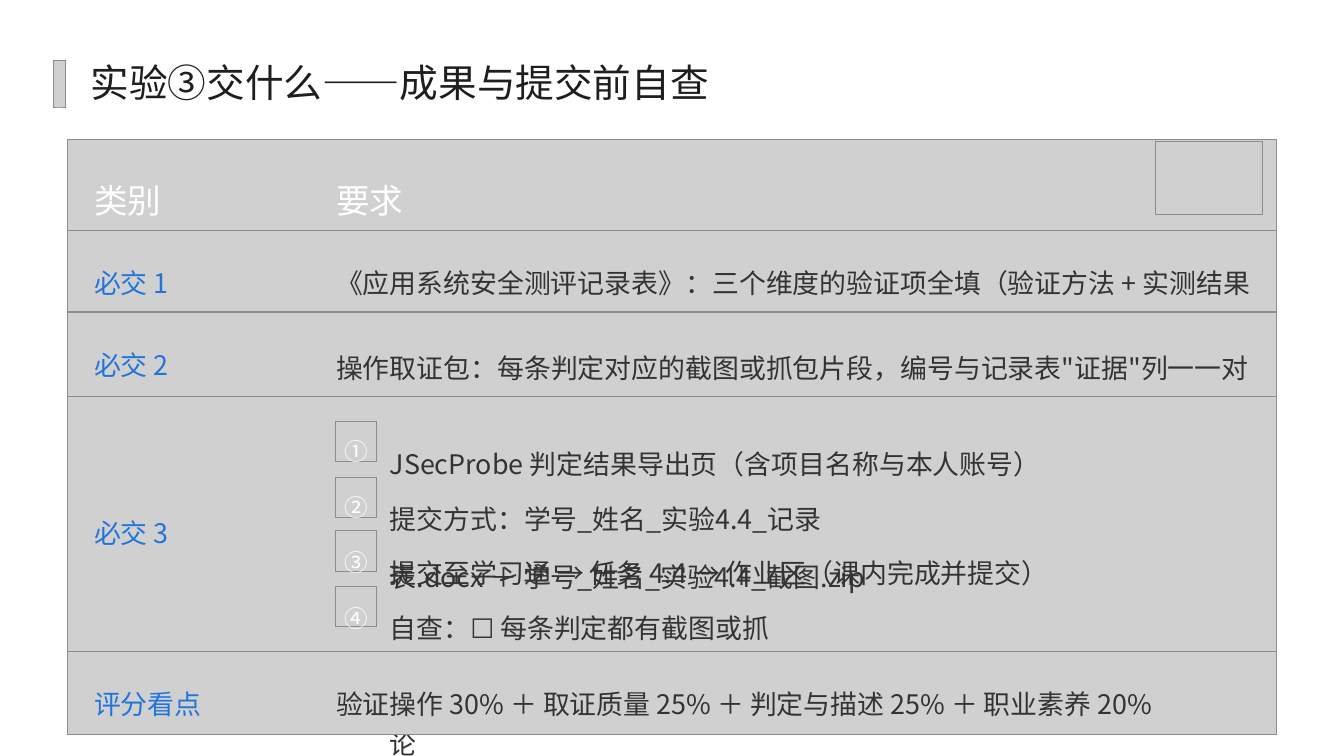
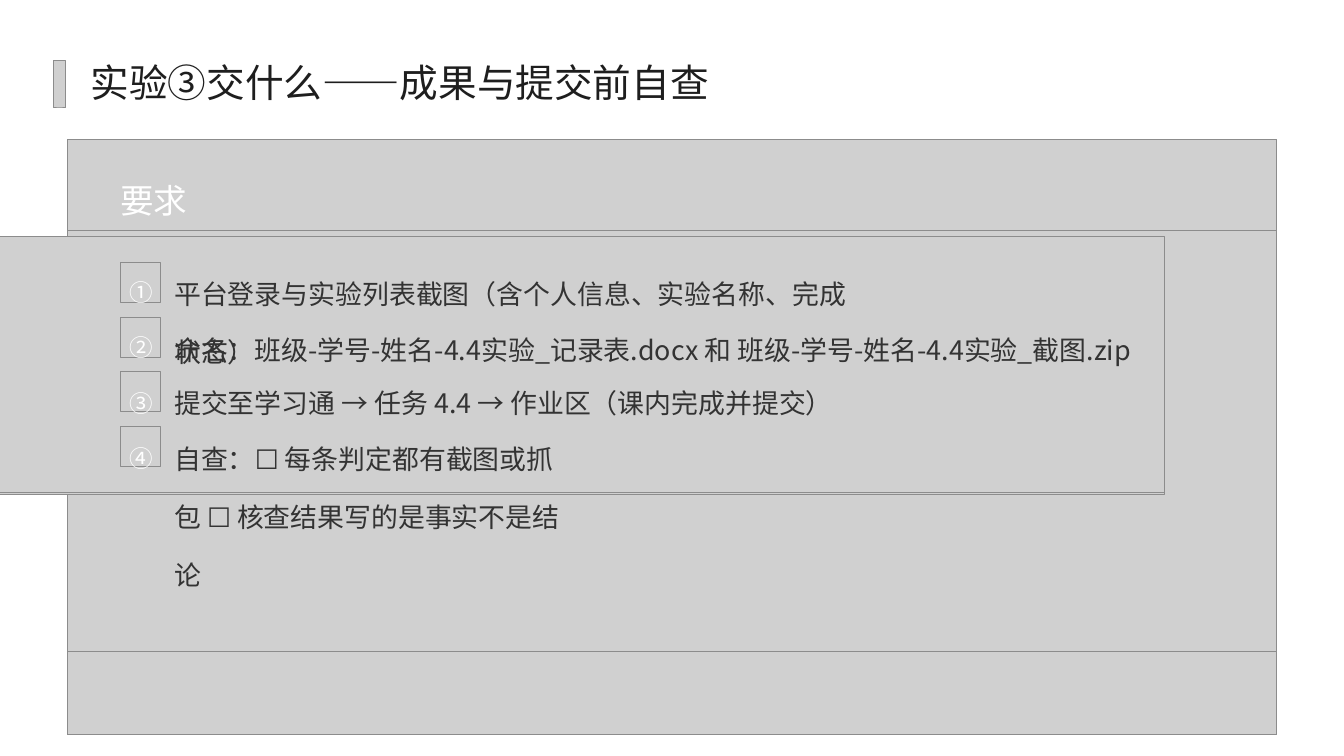
Before and after one commit to yiyimu-ruiruimu/security-assessment-platform, a slide deck: slide 19 of PPT/4.4 应用系统安全功能验证（学生版）.pptx (slide 22 before the commit). Drawn at 1344x756 pixels with LibreOffice and Linux fonts; fonts in the diff are those of the drawing; grey boxes stand for pictures; background and template pictures are left out. Boxes give left, top, right and bottom in pixels: in the first picture for what was removed or moved away, otherwise in the second. Text is boxed around its words. In the diff, an @@ line names an element or a change of style, - is before the commit and + after.

```diff
--- a/PPT/4.4 应用系统安全功能验证（学生版）.pptx
+++ b/PPT/4.4 应用系统安全功能验证（学生版）.pptx
@@ picture removed at [1155, 141, 1262, 215] @@
@@ text "要求": place and size @@
-text "要求" at [336, 185, 403, 215]
+text "要求" at [120, 185, 187, 215]
@@ text removed at [94, 185, 161, 215] @@
-类别
@@ picture: place and size @@
-picture at [68, 396, 1277, 653]
+picture at [0, 237, 1165, 494]
@@ picture removed at [68, 230, 1277, 313] @@
@@ text removed at [94, 270, 169, 295] @@
-必交 1
@@ text at [174, 281, 846, 307]: text changed @@
-JSecProbe 判定结果导出页（含项目名称与本人账号）
+平台登录与实验列表截图（含个人信息、实验名称、完成状态）
@@ text removed at [336, 270, 1249, 349] @@
-《应用系统安全测评记录表》：三个维度的验证项全填（验证方法 + 实测结果 + 四档判定）
@@ picture removed at [68, 312, 1277, 314] @@
@@ picture removed at [68, 313, 1277, 398] @@
@@ text removed at [94, 352, 169, 377] @@
-必交 2
@@ text at [174, 337, 1131, 366]: text changed @@
-提交方式：学号_姓名_实验4.4_记录表.docx ＋ 学号_姓名_实验4.4_截图.zip
+命名：班级-学号-姓名-4.4实验_记录表.docx 和 班级-学号-姓名-4.4实验_截图.zip
@@ text removed at [336, 355, 1248, 381] @@
-操作取证包：每条判定对应的截图或抓包片段，编号与记录表"证据"列一一对应
@@ text "提交至学习通 → 任务 4.4 → ..." rewrapped from [390, 560, 1048, 590] to [174, 390, 832, 416] @@
@@ picture removed at [68, 397, 1277, 399] @@
@@ text "自查：☐ 每条判定都有截图或抓包 ☐ 核查结果写的是事实不是结论": place and size @@
-text "自查：☐ 每条判定都有截图或抓包 ☐ 核查结果写的是事实不是结论" at [390, 615, 775, 756]
+text "自查：☐ 每条判定都有截图或抓包 ☐ 核查结果写的是事实不是结论" at [174, 446, 559, 587]
@@ 4 pictures, 4 texts: place and size @@
-4 pictures, 4 texts at [336, 421, 376, 627]
+4 pictures, 4 texts at [120, 262, 160, 467]
@@ picture: place and size @@
-picture at [68, 652, 1277, 654]
+picture at [0, 493, 1165, 495]
@@ text removed at [94, 520, 169, 545] @@
-必交 3
@@ text removed at [94, 691, 201, 716] @@
-评分看点
@@ text removed at [336, 691, 1153, 716] @@
-验证操作 30% ＋ 取证质量 25% ＋ 判定与描述 25% ＋ 职业素养 20%
```
Also in this commit, not shown: 9 other slides changed, 5 slides removed, 17 other files.
